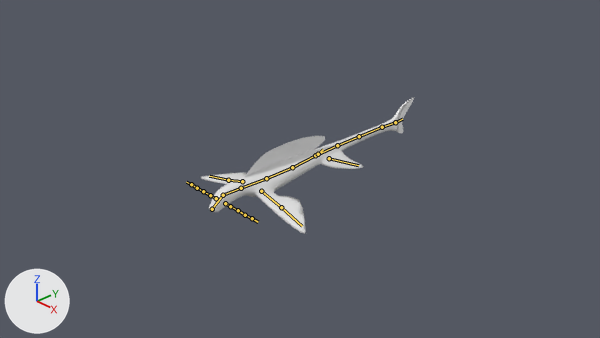
Two versions of the Blender file Assets/Objects/Entity/Enemy/Mobile Enemy/Fish/ryugu-jo.blend, one commit apart.
Both versions are drawn from the file's camera 'Camera'. Lighting does not change. The marker at lower left points along +X, +Y and +Z. The bones that bend it are drawn over the model as lines.
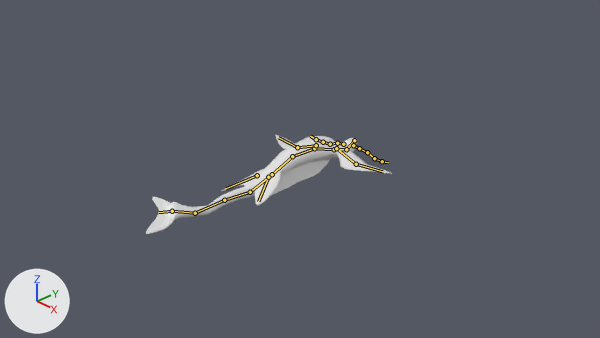
The newer file adds an action. The first version stands in its rest pose; the second is drawn at frame 9 of the action 'thud'.

The edits, one by one:
Bone 'Bone' (bone_bone) moves from (0.0, 0.0, 0.0) to (1.552, 2.247, -0.138).
Bone 'Bone' (bone_bone) turns from (0, 0, 0) to (10, 7, 163) degrees about its own x, y and z.
Bone 'Bone.003' (bone_bone_003) turns from (0, 0, 0) to (-1, 1, 12) degrees about its own x, y and z.
Bone 'Bone.004' (bone_bone_004) turns from (0, 0, 0) to (-1, 1, 16) degrees about its own x, y and z.
Bone 'Bone.006' (bone_bone_006) turns from (0, 0, 0) to (2, -1, -17) degrees about its own x, y and z.
Bone 'Bone.007' (bone_bone_007) turns from (0, 0, 0) to (0, 0, 4) degrees about its own x, y and z.
Bone 'Bone.008' (bone_bone_008) turns from (0, 0, 0) to (-21, 38, -32) degrees about its own x, y and z.
Bone 'Bone.009' (bone_bone_009) turns from (0, 0, 0) to (-8, 10, 3) degrees about its own x, y and z.
Bone 'lowerFinL.R' (bone_lowerfinl_r) turns from (0, 0, 0) to (9, 35, 24) degrees about its own x, y and z.
Bone 'lowerFinL.L' (bone_lowerfinl_l) turns from (0, 0, 0) to (-15, -40, 41) degrees about its own x, y and z.
Bone 'upper finU.R' (bone_upper_finu_r) turns from (0, 0, 0) to (-10, 6, 28) degrees about its own x, y and z.
Bone 'lowerFinU.R' (bone_lowerfinu_r) turns from (0, 0, 0) to (10, 2, -31) degrees about its own x, y and z.
Bone 'upper finU.L' (bone_upper_finu_l) turns from (0, 0, 0) to (18, 21, 58) degrees about its own x, y and z.
Bone 'lowerFinU.L' (bone_lowerfinu_l) turns from (0, 0, 0) to (2, -32, -29) degrees about its own x, y and z.
Bone 'whisker1.L' (bone_whisker1_l) moves from (0.0, 0.0, 0.0) to (-2.384, -0.176, -0.522).
Bone 'whisker1.L' (bone_whisker1_l) turns from (0, 0, 0) to (11, 164, 11) degrees about its own x, y and z.
Bone 'whisker2.L' (bone_whisker2_l) turns from (0, 0, 0) to (-2, 0, 0) degrees about its own x, y and z.
Bone 'Whisker3.L' (bone_whisker3_l) turns from (0, 0, 0) to (21, 3, -1) degrees about its own x, y and z.
Bone 'whisker4.L' (bone_whisker4_l) turns from (0, 0, 0) to (-26, -2, 3) degrees about its own x, y and z.
Bone 'whisker5.L' (bone_whisker5_l) turns from (0, 0, 0) to (-11, -1, 1) degrees about its own x, y and z.
Bone 'whisker1.R' (bone_whisker1_r) moves from (0.0, 0.0, 0.0) to (0.55, 0.055, 2.363).
Bone 'whisker1.R' (bone_whisker1_r) turns from (0, 0, 0) to (6, -163, -7) degrees about its own x, y and z.
Bone 'whisker2.R' (bone_whisker2_r) turns from (0, 0, 0) to (-1, 3, 19) degrees about its own x, y and z.
Bone 'Whisker3.R' (bone_whisker3_r) turns from (0, 0, 0) to (2, -2, -22) degrees about its own x, y and z.
Bone 'whisker4.R' (bone_whisker4_r) turns from (0, 0, 0) to (1, -1, -5) degrees about its own x, y and z.
Bone 'whisker5.R' (bone_whisker5_r) turns from (0, 0, 0) to (1, -1, -13) degrees about its own x, y and z.

Changed parts and their boxes [x1, y1, x2, y2] in the pictures (600 x 338 px):
'Cube', posed (9% wider, 28% shorter): before [187, 97, 414, 234]; after [146, 135, 393, 234]
bone 'Bone', root to tip: before (212, 209) to (223, 195); after (354, 140) to (346, 149)
bone 'Bone.003', root to tip: before (266, 178) to (292, 167); after (314, 148) to (292, 156)
bone 'Bone.004', root to tip: before (292, 167) to (315, 155); after (292, 156) to (272, 174)
bone 'Bone.006', root to tip: before (337, 145) to (359, 136); after (250, 192) to (224, 200)
bone 'Bone.007', root to tip: before (359, 136) to (382, 127); after (224, 200) to (195, 213)
bone 'Bone.008', root to tip: before (382, 127) to (395, 122); after (195, 213) to (172, 211)
bone 'Bone.009', root to tip: before (395, 122) to (402, 119); after (172, 211) to (158, 212)
bone 'lowerFinL.R', root to tip: before (318, 154) to (323, 149); after (257, 175) to (226, 188)
bone 'lowerFinL.L', root to tip: before (329, 158) to (358, 165); after (268, 177) to (258, 201)
bone 'upper finU.R', root to tip: before (242, 181) to (228, 180); after (316, 145) to (297, 147)
bone 'lowerFinU.R', root to tip: before (228, 180) to (209, 176); after (297, 147) to (278, 137)
bone 'upper finU.L', root to tip: before (261, 191) to (281, 207); after (336, 148) to (356, 164)
bone 'lowerFinU.L', root to tip: before (281, 207) to (302, 226); after (356, 164) to (382, 171)
bone 'whisker1.L', root to tip: before (225, 203) to (230, 206); after (353, 145) to (359, 148)
bone 'whisker2.L', root to tip: before (230, 206) to (238, 210); after (359, 148) to (367, 152)
bone 'Whisker3.L', root to tip: before (238, 210) to (245, 215); after (367, 152) to (374, 158)
bone 'whisker4.L', root to tip: before (245, 215) to (252, 218); after (374, 158) to (382, 161)
bone 'whisker5.L', root to tip: before (252, 218) to (258, 222); after (382, 161) to (388, 162)
bone 'whisker1.R', root to tip: before (216, 198) to (210, 195); after (343, 144) to (337, 143)
bone 'whisker2.R', root to tip: before (210, 195) to (203, 191); after (337, 143) to (330, 144)
bone 'Whisker3.R', root to tip: before (203, 191) to (197, 188); after (330, 144) to (323, 142)
bone 'whisker4.R', root to tip: before (197, 188) to (191, 184); after (323, 142) to (316, 139)
bone 'whisker5.R', root to tip: before (191, 184) to (186, 182); after (316, 139) to (310, 136)
